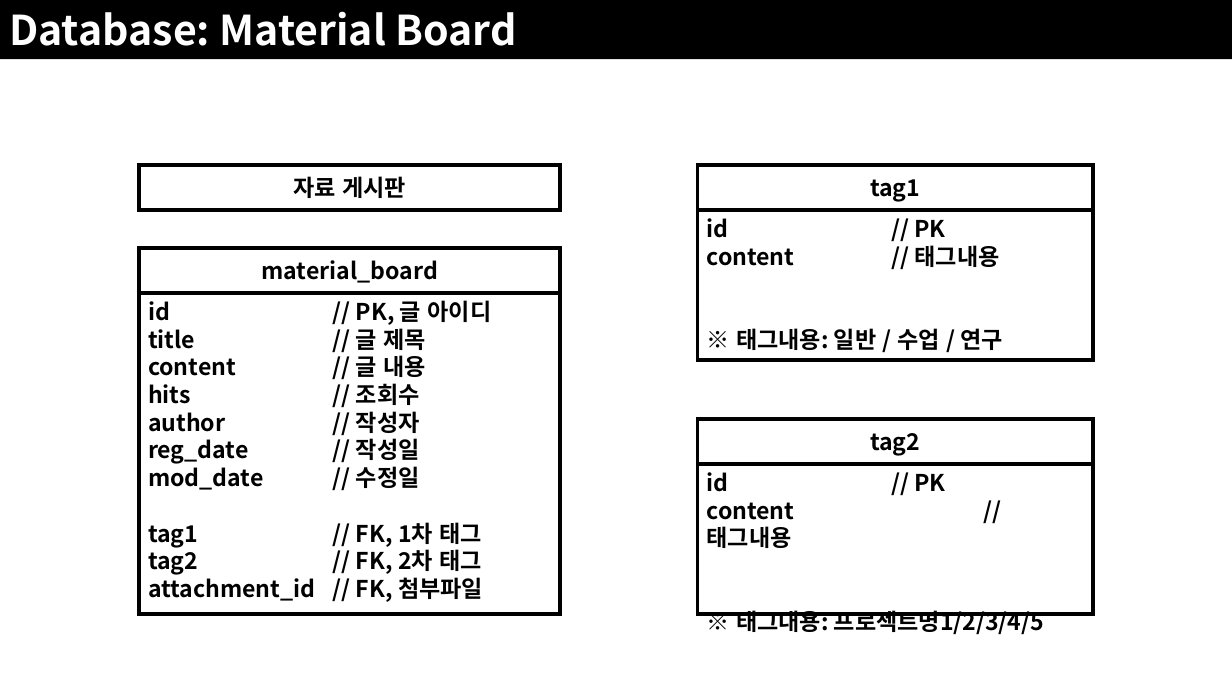
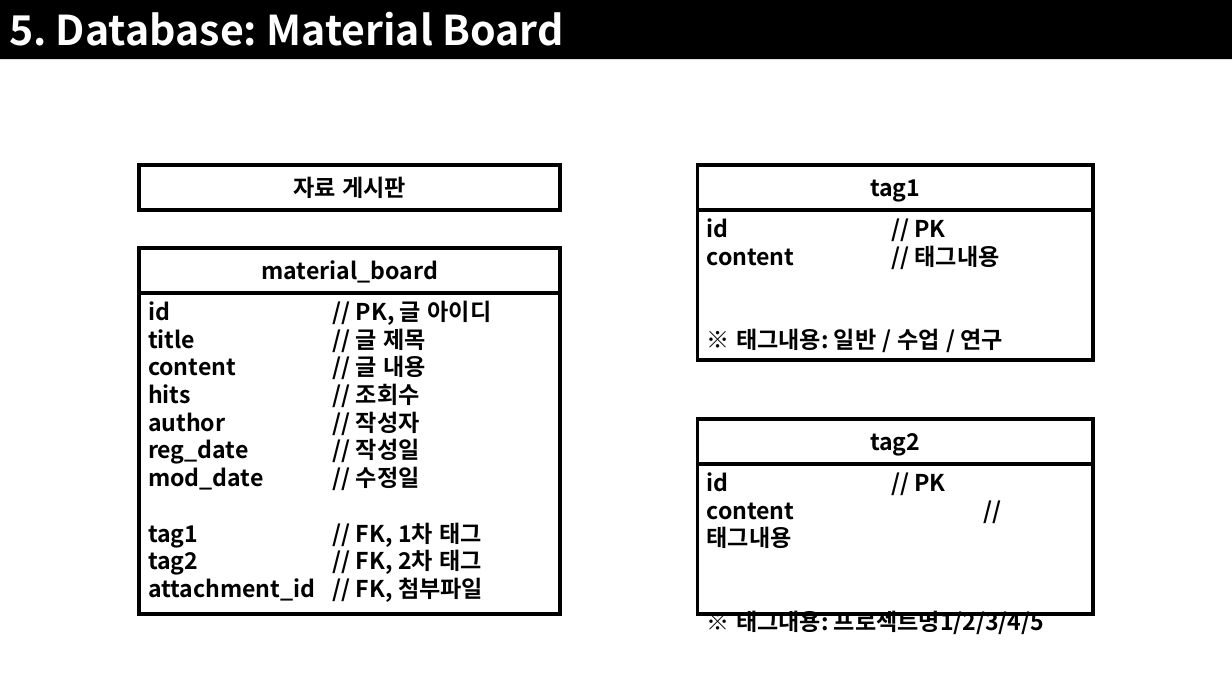
Before and after one commit to JoSihun/CGVR_Lab, a slide deck: slide 28 of documents/01_프로젝트_개발계획.pptx (slide 29 before the commit). Drawn at 1232x693 pixels with LibreOffice and Linux fonts; fonts in the diff are those of the drawing. Boxes give left, top, right and bottom in pixels: in the first picture for what was removed or moved away, otherwise in the second. Text is boxed around its words. In the diff, an @@ line names an element or a change of style, - is before the commit and + after.

```diff
--- a/documents/01_프로젝트_개발계획.pptx
+++ b/documents/01_프로젝트_개발계획.pptx
@@ text in rectangle at <box>9,11,563,46</box>: text changed @@
-Database: Material Board
+5. Database: Material Board
```
Also in this commit, not shown: 23 other slides changed, 7 slides added, 4 slides removed.
